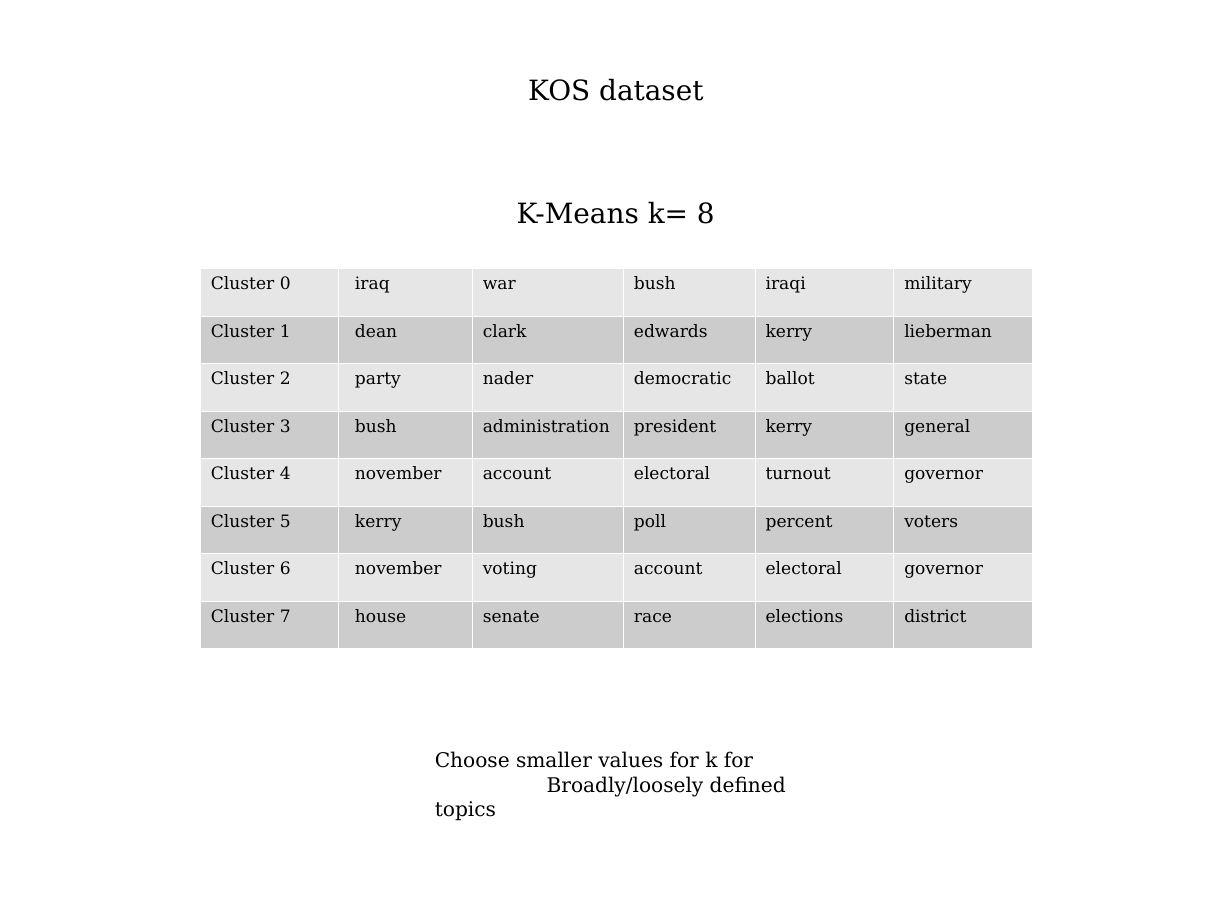
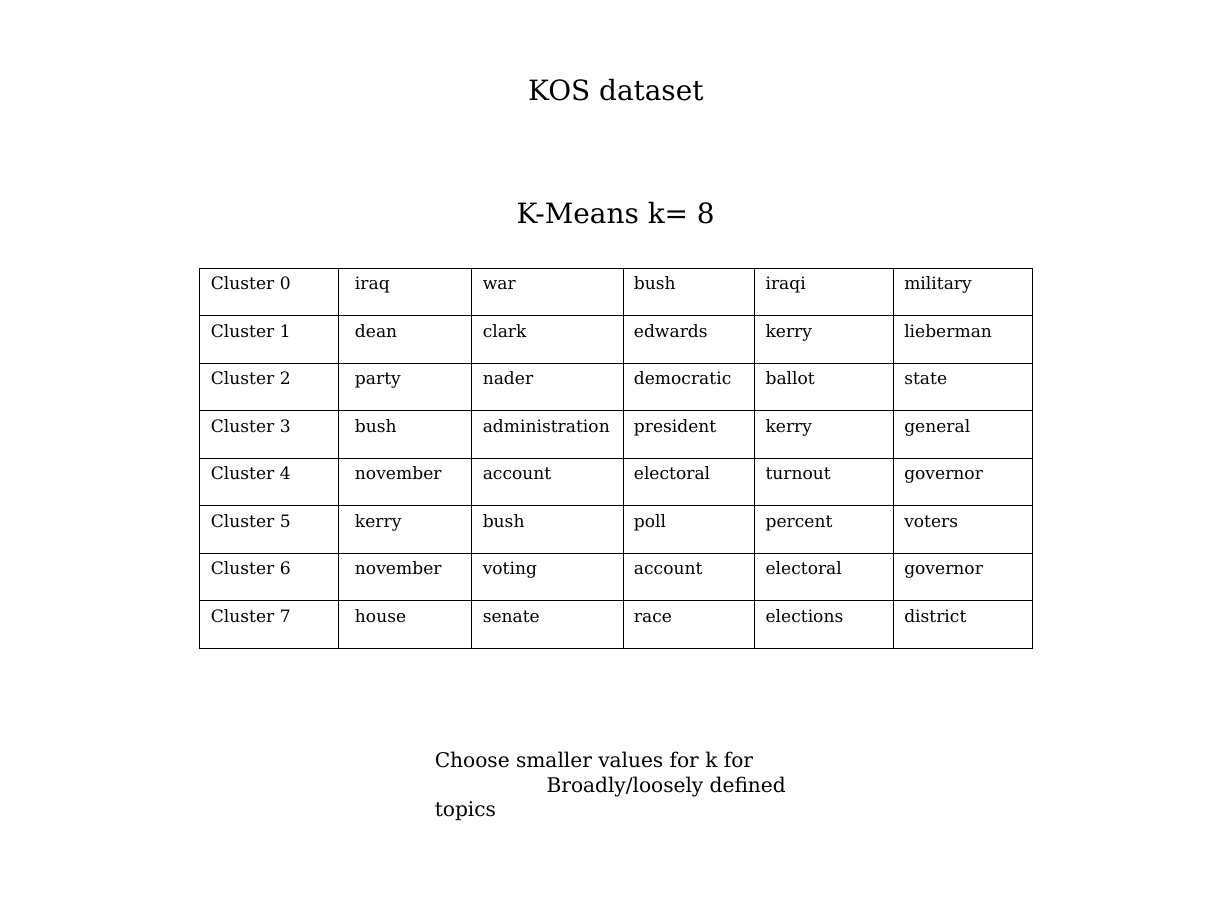
Before and after one commit to vitalv/doc-clustering-topic-modeling, a slide deck: slide 12 of doc-clustering-topic-modeling.odp (slide 11 before the commit). Drawn at 1232x924 pixels with LibreOffice and Linux fonts; fonts in the diff are those of the drawing. Boxes give left, top, right and bottom in pixels: in the first picture for what was removed or moved away, otherwise in the second. Text is boxed around its words. In the diff, an @@ line names an element or a change of style, - is before the commit and + after.

```diff
--- a/doc-clustering-topic-modeling.odp
+++ b/doc-clustering-topic-modeling.odp
@@ table at (200, 268, 1032, 648) @@
@@ fill #E6E6E6 to none in 24 cells @@
@@ fill #CCCCCC to none in 24 cells @@
@@ borders changed @@
```
Also in this commit, not shown: 7 other slides changed, 2 slides added, 1 slide removed, 1 other file.
